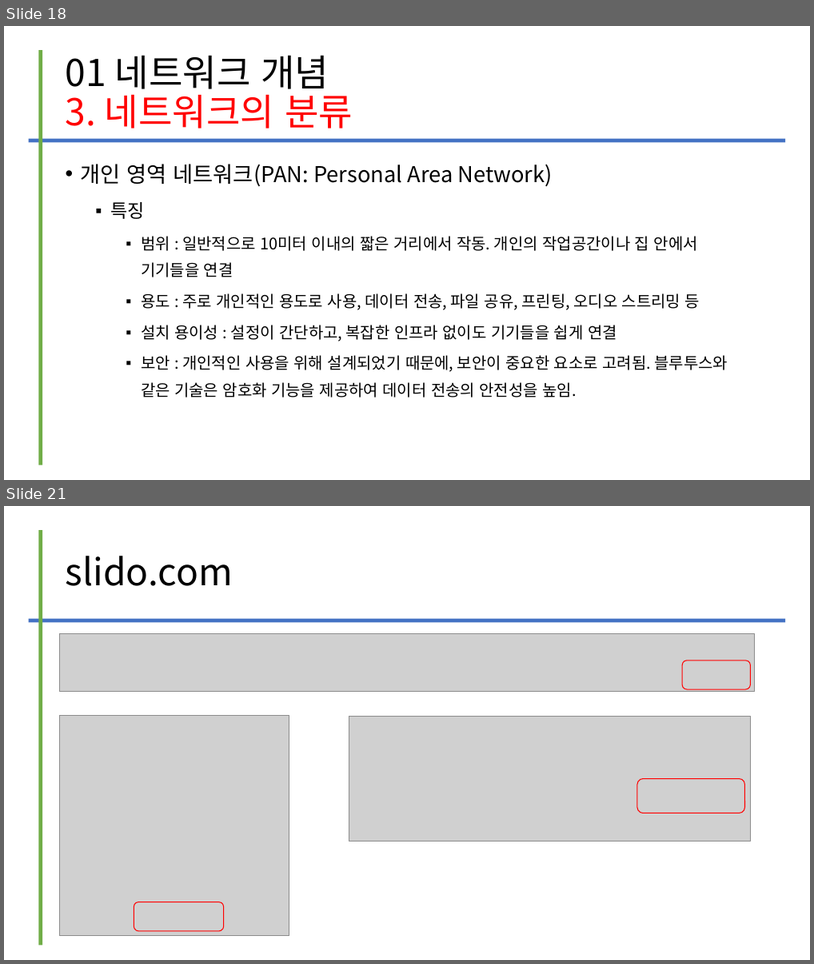
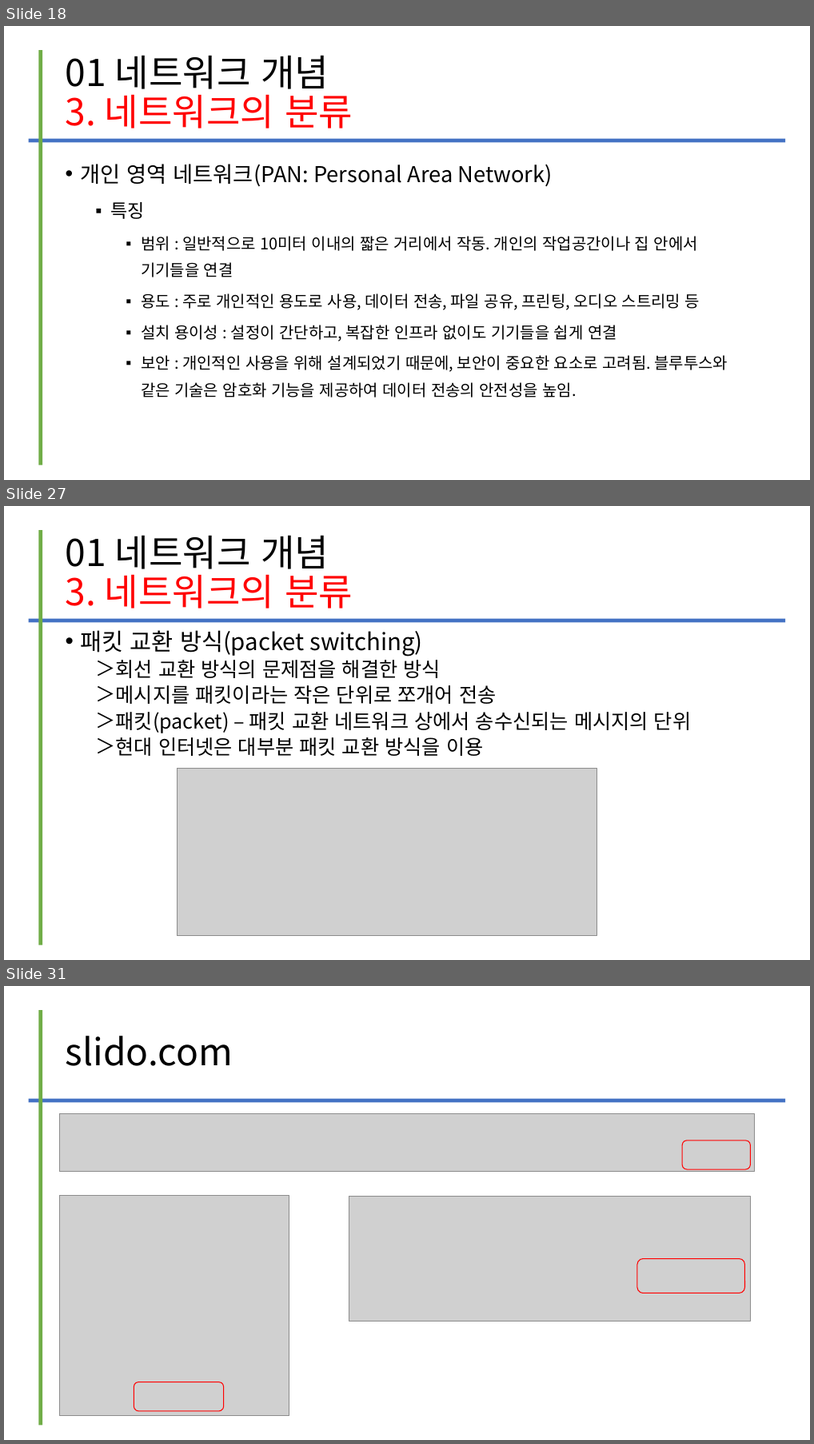
Before and after one commit to kig2929kig/2025-1-network, a slide deck: 컴퓨터 네트워크 - I. 네트워크의 이해.ppt. Shown one above the other, each under a label of ours: slides 18 and 21 before the commit, slides 18, 27 and 31 after it; the slides between them are not shown. The pictures are 814x964 and 814x1444 pixels, drawn with LibreOffice and Linux fonts; fonts in the diff are those of the drawing; grey boxes stand for pictures. Boxes give left, top, right and bottom in pixels: in the first picture for what was removed or moved away, otherwise in the second. Text is boxed around its words. In the diff, an @@ line names an element or a change of style, - is before the commit and + after.

```diff
--- a/컴퓨터 네트워크 - I. 네트워크의 이해.ppt
+++ b/컴퓨터 네트워크 - I. 네트워크의 이해.ppt
@@ slide 27 added at bbox=[4, 506, 810, 960], background #FFFFFF @@
@@ line added from (41, 530) to (41, 945), #70AD47 4.51 pt @@
@@ title added at bbox=[66, 535, 353, 608], 44 pt, text #FF0000 @@
+01 네트워크 개념
+3. 네트워크의 분류
@@ line added from (28, 620) to (786, 620), #4472C4 4.51 pt @@
@@ text added at bbox=[81, 630, 691, 756], 24 pt, text #000000 @@
+• 패킷 교환 방식(packet switching)
+  ＞ 회선 교환 방식의 문제점을 해결한 방식
+  ＞ 메시지를 패킷이라는 작은 단위로 쪼개어 전송
+  ＞ 패킷(packet) – 패킷 교환 네트워크 상에서 송수신되는 메시지의 단위
+  ＞ 현대 인터넷은 대부분 패킷 교환 방식을 이용
@@ picture added at bbox=[177, 768, 597, 935] @@
@@ what was slide 21 is now slide 31 @@
```
Also in this commit, not shown: 12 other slides added, 3 slides removed.
